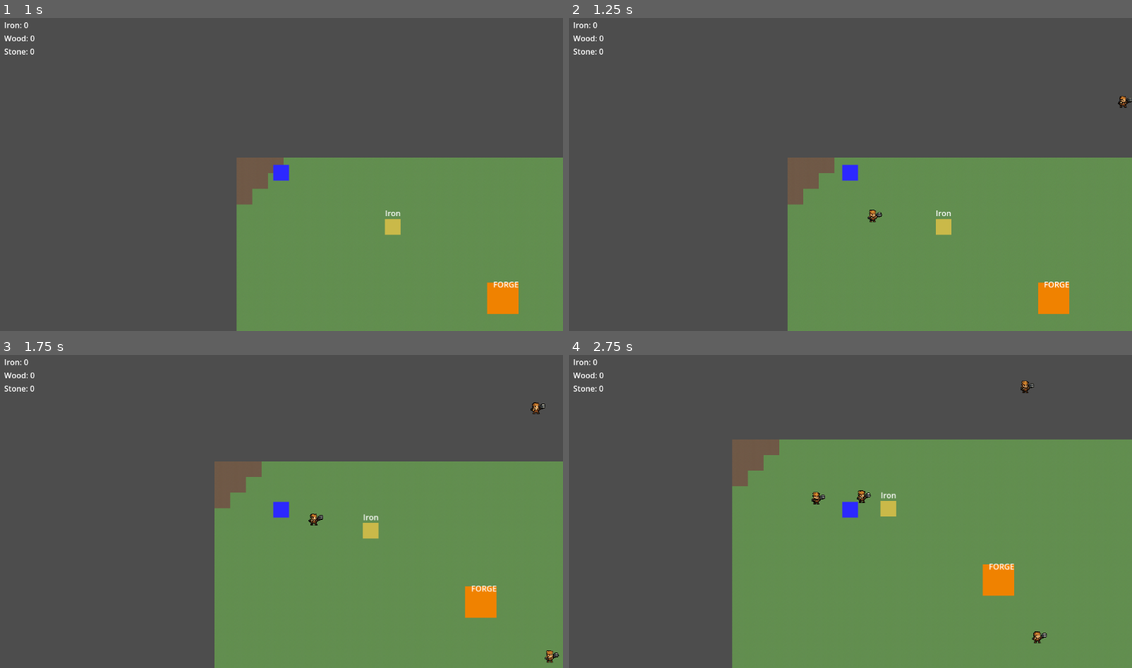
Above: before the commit, frames 1-4 (two rows, left to right).
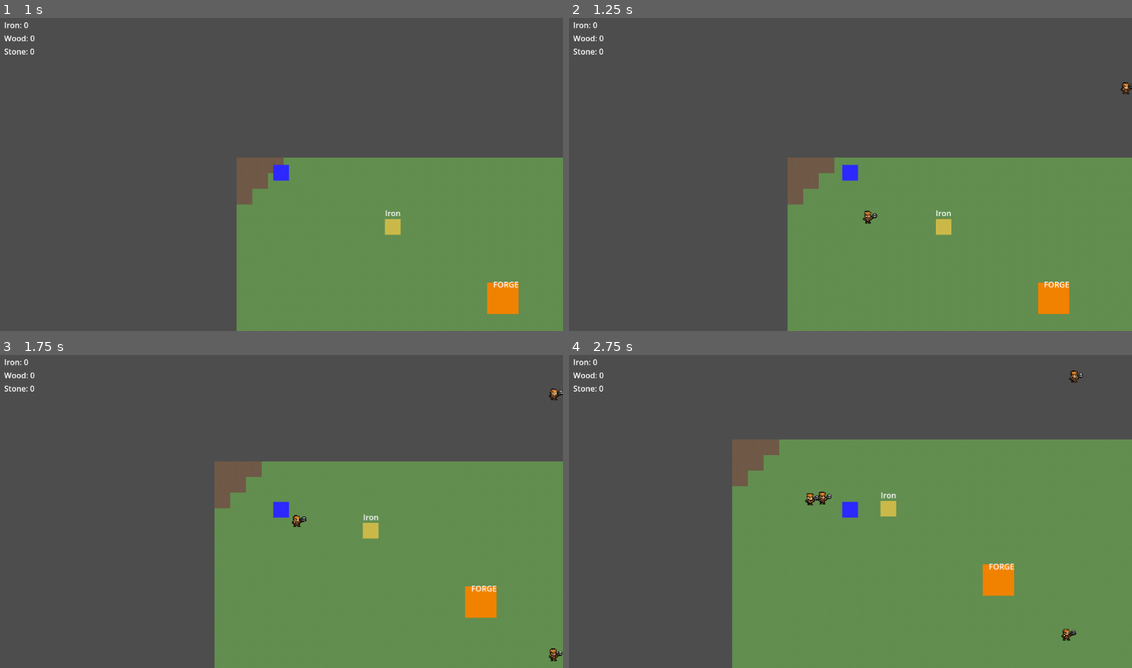
Above: after the commit, the same moments.

Repository: ntoonie/forge-and-survive
Game: Godot game, scene res://scenes/Main.tscn
Two runs of this game, one before a commit and one after it. Both use one fixed random seed, a clock stepped at 60 frames per second and the inputs below.
Inputs (mouse positions are in pixels of both pictures, inside the frame that each line leads up to):
- Up to frame 1 (1 s): tap Enter at 0.5 s; move the mouse to (405, 155) at 0.52 s; hold Right (ui_right) from 0.53 s (still down); click (405, 155) at 0.6 s; tap B (toggle_build) at 0.8 s
- Up to frame 2 (1.25 s): keep holding Right (ui_right)
- Up to frame 3 (1.75 s): move the mouse to (168, 524) at 1.27 s; release Right (ui_right) at 1.28 s; hold Down (ui_down) from 1.28 s (still down); tap B (toggle_build) at 1.35 s; tap 2 (select_tower, bound only after the commit) at 1.55 s
- Up to frame 4 (2.75 s): move the mouse to (906, 439) at 2.02 s; release Down (ui_down) at 2.03 s; hold Right (ui_right) from 2.03 s (still down); tap 2 (select_tower, bound only after the commit) at 2.1 s; tap 1 (select_wall, bound only after the commit) at 2.3 s

Frame 1 is identical in both runs. In frame 2, 0.2% of the frame differs, in the area x 52-100%, y 20-66%; in frame 3, 0.3%; in frame 4, 0.5%, in the area x 41-92%, y 4-93%.

Commit message:
feat: arrow tower

Diff:
--- a/project.godot
+++ b/project.godot
@@ -37,6 +37,16 @@
 "events": [Object(InputEventMouseButton,"resource_local_to_scene":false,"resource_name":"","device":-1,"window_id":0,"a …(253 unchanged characters)…
 ]
 }
+select_wall={
+"deadzone": 0.2,
+"events": [Object(InputEventKey,"resource_local_to_scene":false,"resource_name":"","device":-1,"window_id":0,"alt_pressed":false,"shift_pressed":false,"ctrl_pressed":false,"meta_pressed":false,"pressed":false,"keycode":0,"physical_keycode":49,"key_label":0,"unicode":49,"location":0,"echo":false,"script":null)
+]
+}
+select_tower={
+"deadzone": 0.2,
+"events": [Object(InputEventKey,"resource_local_to_scene":false,"resource_name":"","device":-1,"window_id":0,"alt_pressed":false,"shift_pressed":false,"ctrl_pressed":false,"meta_pressed":false,"pressed":false,"keycode":0,"physical_keycode":50,"key_label":0,"unicode":50,"location":0,"echo":false,"script":null)
+]
+}
 
 [physics]
 
--- a/scenes/Main.tscn
+++ b/scenes/Main.tscn
@@ -13,7 +13,7 @@
 
 [node name="Hud" parent="." unique_id=86831255 instance=ExtResource("2_0bbpv")]
 
-[node name="Raider" type="Node2D" parent="." unique_id=1812823829]
+[node name="Raider" type="Node2D" parent="." unique_id=1812823829 groups=["enemy"]]
 position = Vector2(112, -58)
 
 [node name="Marker2D" parent="Raider" unique_id=1372347747 instance=ExtResource("4_vcsgt")]
--- /dev/null
+++ b/scenes/ui/arrow_tower.tscn
@@ -0,0 +1,37 @@
+[gd_scene format=3 uid="uid://c0klmy65t3fuo"]
+
+[ext_resource type="Script" uid="uid://db8tcba1wjaam" path="res://scripts/structures/arrow_tower.gd" id="1_7sccj"]
+
+[sub_resource type="RectangleShape2D" id="RectangleShape2D_ln5pn"]
+size = Vector2(32, 32)
+
+[sub_resource type="CircleShape2D" id="CircleShape2D_kbi68"]
+radius = 150.0
+
+[node name="ArrowTower" type="StaticBody2D" unique_id=1703232322]
+script = ExtResource("1_7sccj")
+
+[node name="CollisionShape2D" type="CollisionShape2D" parent="." unique_id=405817220]
+shape = SubResource("RectangleShape2D_ln5pn")
+
+[node name="ColorRect" type="ColorRect" parent="." unique_id=189197178]
+offset_left = -16.0
+offset_top = -16.0
+offset_right = 16.0
+offset_bottom = 16.0
+color = Color(0.23213837, 0.25448242, 1, 1)
+
+[node name="Label" type="Label" parent="." unique_id=633205080]
+offset_left = -5.0
+offset_top = -20.0
+offset_right = 43.0
+offset_bottom = 3.0
+text = "Tower"
+
+[node name="DetectionRange" type="Area2D" parent="." unique_id=2114226371]
+
+[node name="CollisionShape2D" type="CollisionShape2D" parent="DetectionRange" unique_id=823479967]
+shape = SubResource("CircleShape2D_kbi68")
+
+[node name="ShootTimer" type="Timer" parent="." unique_id=621090900]
+autostart = true
--- a/scripts/Enemies/enemy_health.gd
+++ b/scripts/Enemies/enemy_health.gd
@@ -1,6 +1,6 @@
 extends CharacterBody2D
 
-const SPEED = 60.0
+const SPEED = 10.0
 const FORGE_POSITION = Vector2(544, 288)
 
 @export var max_health: int = 30
@@ -13,6 +13,7 @@
 
 func _ready():
 	current_health = max_health
+	add_to_group("enemy")
 	path = SAPathfinder.find_path(global_position, FORGE_POSITION)
 	path_index = 0
 	print("Path length: ", path.size())
--- /dev/null
+++ b/scripts/structures/arrow_tower.gd
@@ -0,0 +1,39 @@
+extends StaticBody2D
+
+@export var max_health: int = 100
+@export var damage: int = 10
+@export var attack_range: float = 150.0
+
+var current_health: int
+var enemies_in_range: Array = []
+
+func _ready():
+	current_health = max_health
+	$DetectionRange.body_entered.connect(_on_enemy_entered)
+	$DetectionRange.body_exited.connect(_on_enemy_exited)
+	$ShootTimer.timeout.connect(_shoot)
+
+func _on_enemy_entered(body):
+	if body.is_in_group("enemy"):
+		enemies_in_range.append(body)
+
+func _on_enemy_exited(body):
+	if body.is_in_group("enemy"):
+		enemies_in_range.erase(body)
+
+func _shoot():
+	# Clean up dead enemies first
+	enemies_in_range = enemies_in_range.filter(
+		func(e): return is_instance_valid(e)
+	)
+	if enemies_in_range.size() == 0:
+		return
+	# Attack first enemy in range
+	var target = enemies_in_range[0]
+	target.take_damage(damage)
+	print("Tower shot enemy! Enemy health: ", target.current_health)
+
+func take_damage(amount: int):
+	current_health -= amount
+	if current_health <= 0:
+		queue_free()
--- a/scripts/systems/build_system.gd
+++ b/scripts/systems/build_system.gd
@@ -1,12 +1,16 @@
 extends Node
 
 const TILE_SIZE = 32
-const WALL_COST = {"stone": 1}
+const COSTS = {
+	"wall": {"stone": 1},
+	"tower": {"wood": 1, "iron": 1}
+}
 
+var selected_structure = "wall"
 var build_mode = false
 var wall_scene = preload("res://scenes/structures/wall.tscn")
+var tower_scene = preload("res://scenes/ui/arrow_tower.tscn")
 var ghost: ColorRect
-var can_place = false
 
 func _ready():
 	ghost = ColorRect.new()
@@ -19,31 +23,56 @@
 	if Input.is_action_just_pressed("toggle_build"):
 		build_mode = !build_mode
 		ghost.visible = build_mode
+		print("Build mode: ", build_mode)
+
+	if Input.is_action_just_pressed("select_tower"):
+		selected_structure = "tower"
+		ghost.color = Color(0.2, 0.2, 1.0, 0.5)
+		print("Selected: Tower")
+
+	if Input.is_action_just_pressed("select_wall"):
+		selected_structure = "wall"
+		ghost.color = Color(0.5, 0.5, 1.0, 0.5)
+		print("Selected: Wall")
 
 	if build_mode:
 		_update_ghost()
 		if Input.is_action_just_pressed("place"):
-			_place_wall()
+			_place_structure()
 
 func _update_ghost():
+	var camera = get_viewport().get_camera_2d()
+	if camera == null:
+		return
 	var mouse = get_viewport().get_mouse_position()
-	var camera = get_viewport().get_camera_2d()
-	var world_pos = mouse + camera.global_position - get_viewport().get_visible_rect().size / 2
+	var world_pos = camera.global_position + (mouse - get_viewport().get_visible_rect().size / 2)
 	var snapped = Vector2(
 		floor(world_pos.x / TILE_SIZE) * TILE_SIZE,
 		floor(world_pos.y / TILE_SIZE) * TILE_SIZE
 	)
 	ghost.global_position = snapped
 
-func _place_wall():
+func _place_structure():
 	if not _can_afford():
-		print("Not enough stone!")
+		print("Not enough resources!")
 		return
-	var wall = wall_scene.instantiate()
-	wall.global_position = ghost.global_position + Vector2(TILE_SIZE / 2, TILE_SIZE / 2)
-	get_tree().current_scene.add_child(wall)
-	GameData.resources["stone"] -= WALL_COST["stone"]
-	print("Wall placed! Stone remaining: ", GameData.resources["stone"])
+	var structure
+	if selected_structure == "wall":
+		structure = wall_scene.instantiate()
+	else:
+		structure = tower_scene.instantiate()
+	structure.global_position = ghost.global_position + Vector2(TILE_SIZE / 2, TILE_SIZE / 2)
+	get_tree().current_scene.add_child(structure)
+	_deduct_cost()
 
 func _can_afford() -> bool:
-	return GameData.resources["stone"] >= WALL_COST["stone"]
+	var cost = COSTS[selected_structure]
+	for resource in cost:
+		if GameData.resources[resource] < cost[resource]:
+			return false
+	return true
+
+func _deduct_cost():
+	var cost = COSTS[selected_structure]
+	for resource in cost:
+		GameData.resources[resource] -= cost[resource]
Not shown, added: scripts/structures/arrow_tower.gd.uid
